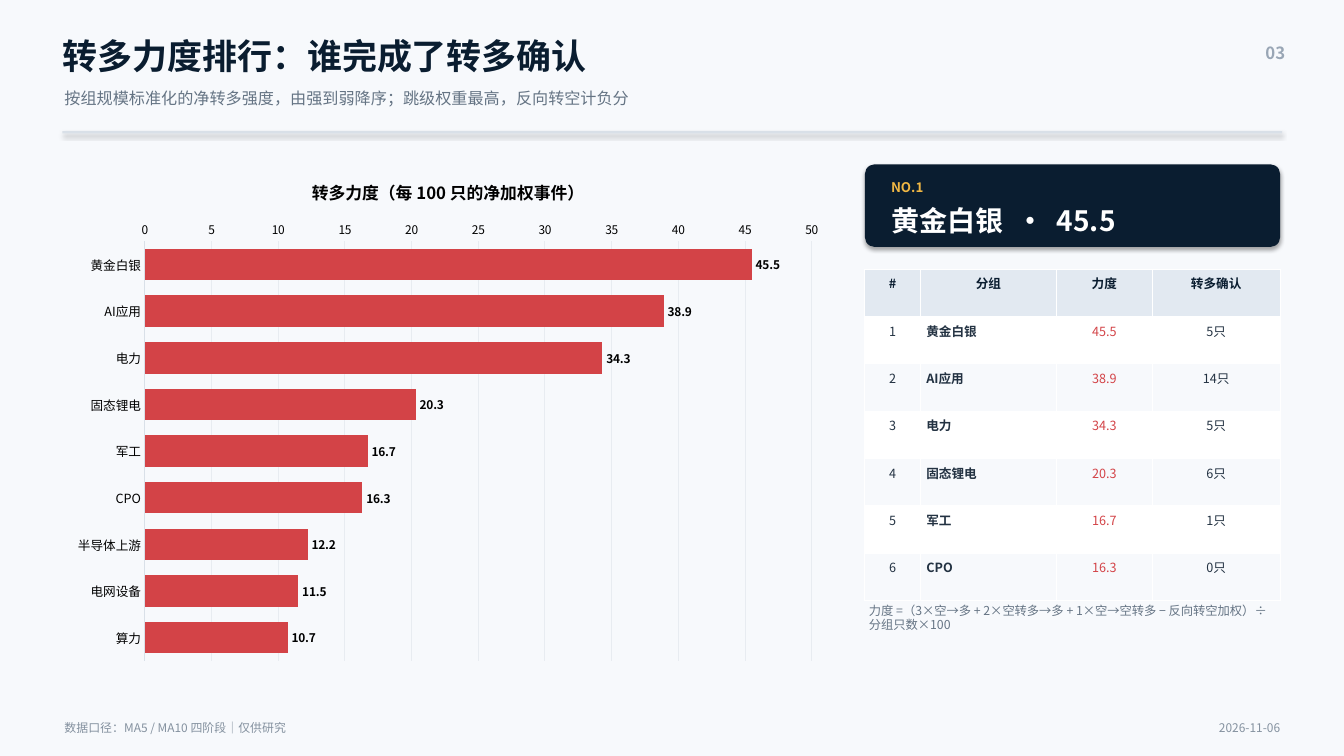
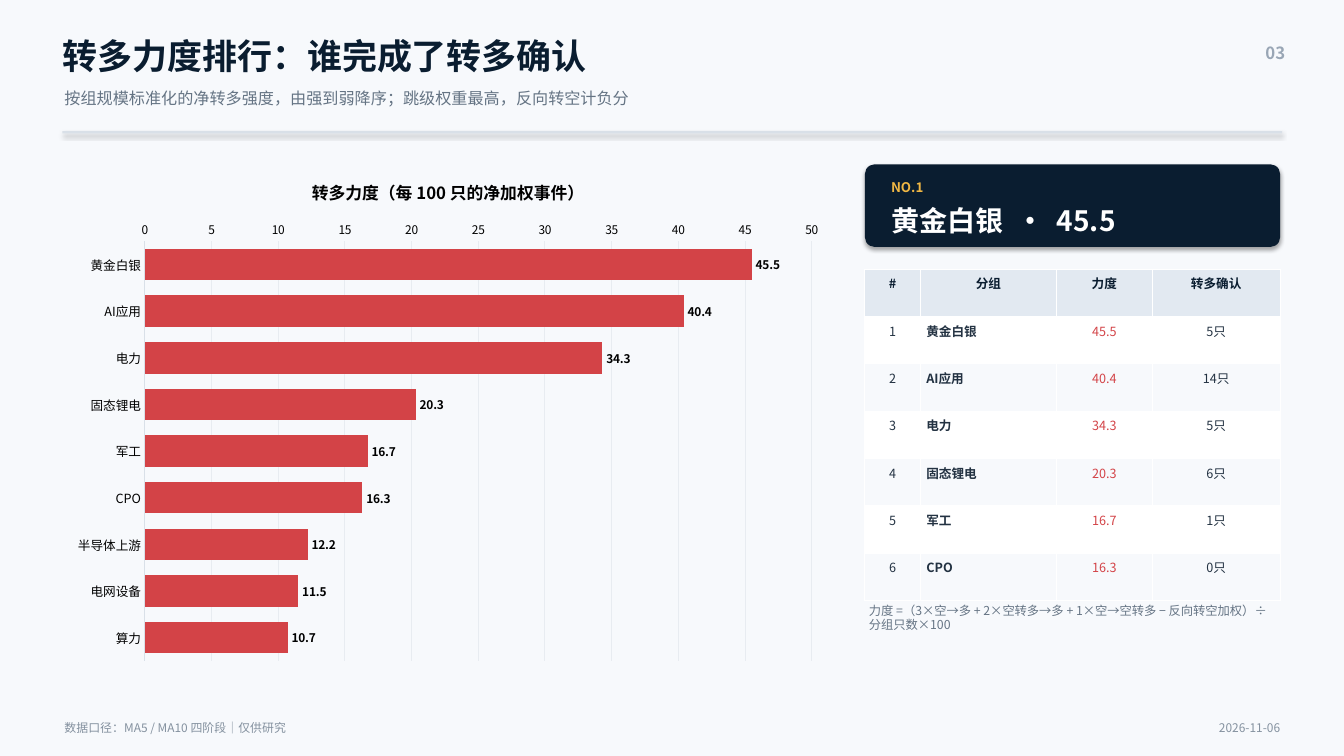
Before and after one commit to nancybhc/a-share-blast-lab, a slide deck: slide 3 of assets/多空阶段简报_2026-11-06.pptx. Drawn at 1344x756 pixels with LibreOffice and Linux fonts; fonts in the diff are those of the drawing. Boxes give left, top, right and bottom in pixels: in the first picture for what was removed or moved away, otherwise in the second. Text is boxed around its words. In the diff, an @@ line names an element or a change of style, - is before the commit and + after.

```diff
--- a/assets/多空阶段简报_2026-11-06.pptx
+++ b/assets/多空阶段简报_2026-11-06.pptx
@@ bar chart at bbox=[63, 159, 834, 671] @@
@@ Series 1, AI应用: 38.9 to 40.4 @@
@@ table at bbox=[865, 269, 1280, 601] @@
-row 3, column 3: 38.9
+row 3, column 3: 40.4
```
Also in this commit, not shown: 2 other slides changed, 17 other files.
